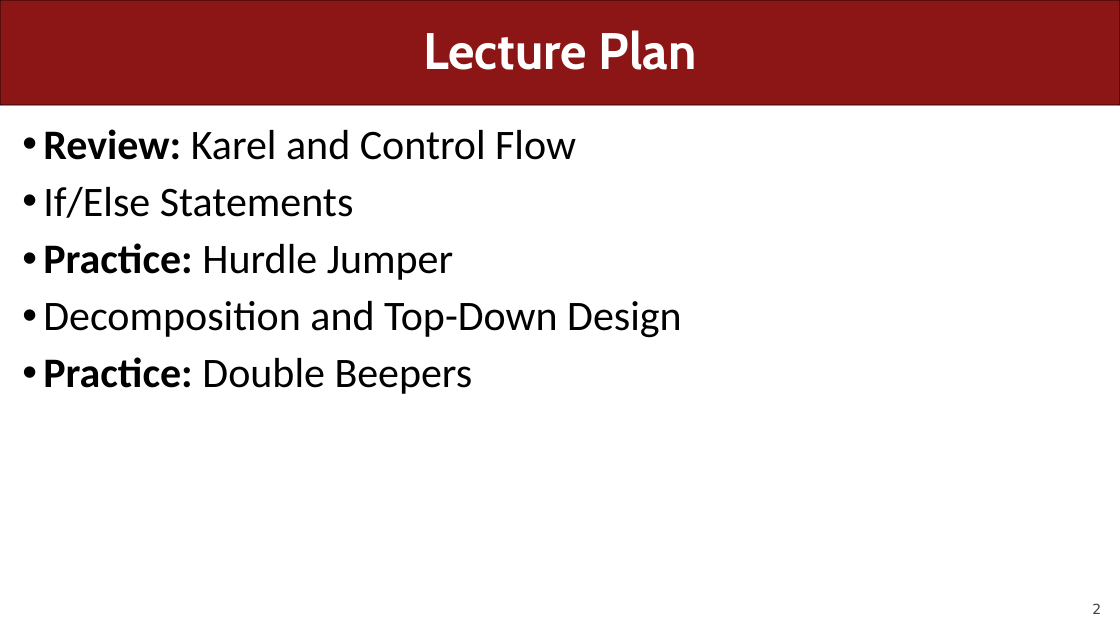
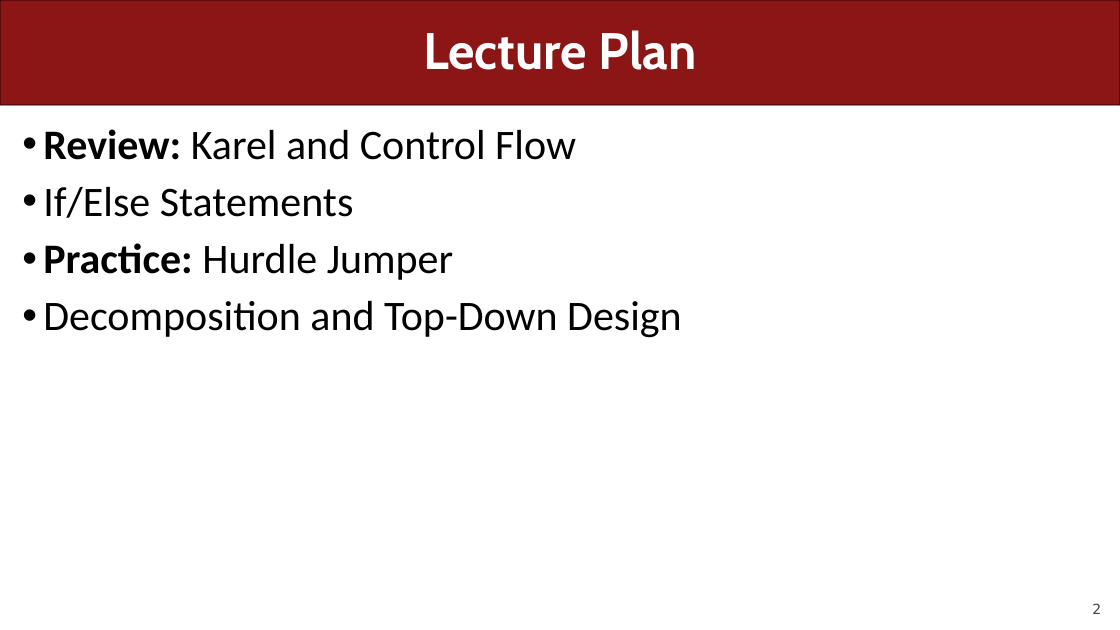
Before and after one commit to csbridge/csbridge2020, a slide deck: slide 2 of docs/slides/Lecture3.pptx. Drawn at 1120x630 pixels with LibreOffice and Linux fonts; fonts in the diff are those of the drawing. Boxes give left, top, right and bottom in pixels: in the first picture for what was removed or moved away, otherwise in the second. Text is boxed around its words. In the diff, an @@ line names an element or a change of style, - is before the commit and + after.

```diff
--- a/docs/slides/Lecture3.pptx
+++ b/docs/slides/Lecture3.pptx
@@ text at [43,357,473,394]: paragraph removed @@
-• Practice: Double Beepers
```
Also in this commit, not shown: 2 other slides changed, 50 slides added, 2 other files.
